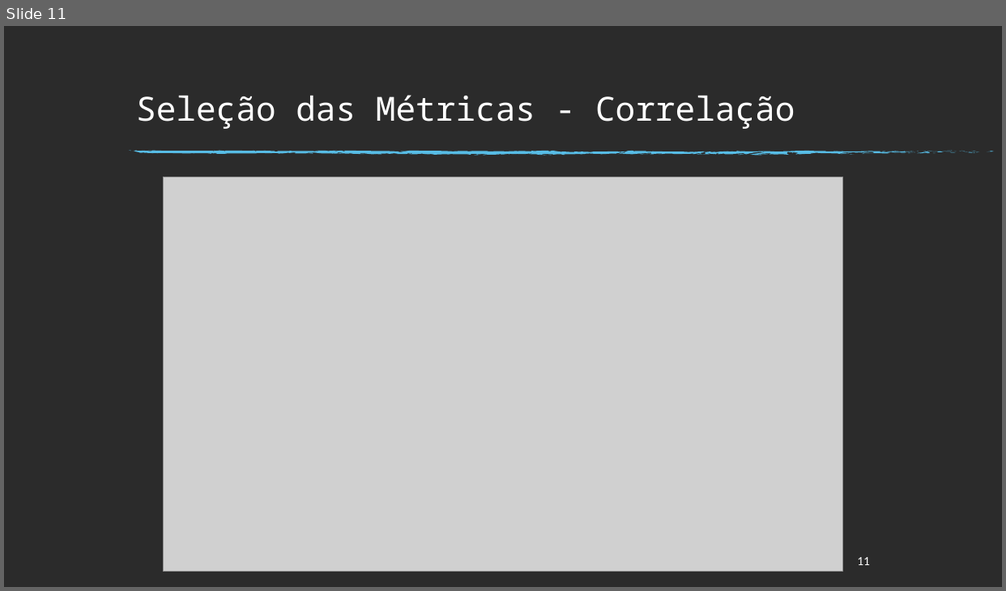
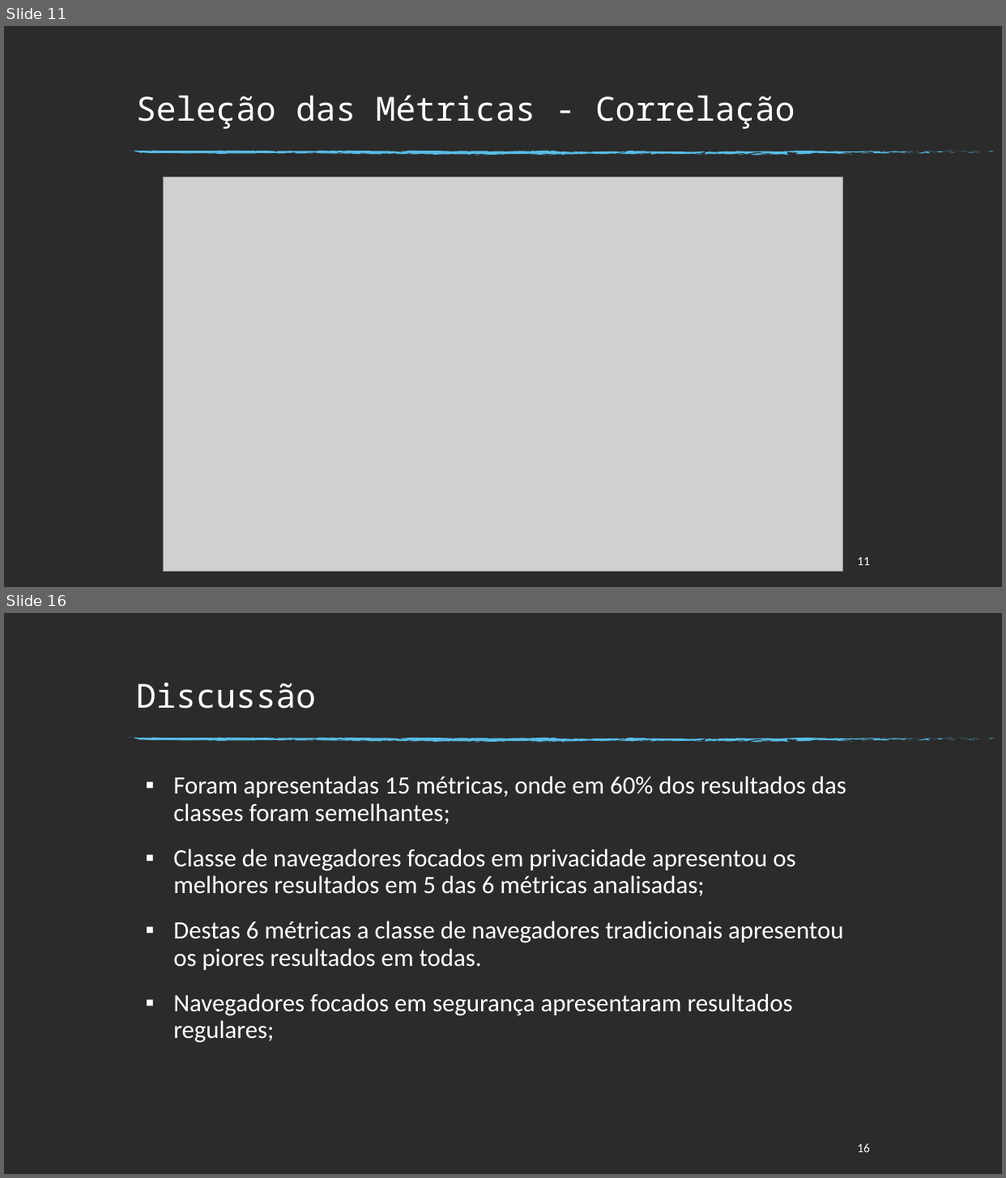
Before and after one commit to felipeaugustosm/TCC2, a slide deck: Apresentacao_TCC2.pptx. Shown one above the other, each under a label of ours: slide 11 before the commit, slides 11 and 16 after it; the slides between them are not shown. The pictures are 1006x591 and 1006x1178 pixels, drawn with LibreOffice and Linux fonts; fonts in the diff are those of the drawing; grey boxes stand for pictures; background and template pictures are left out; a plain dark background stands for a picture behind light text. Boxes give left, top, right and bottom in pixels: in the first picture for what was removed or moved away, otherwise in the second. Text is boxed around its words. In the diff, an @@ line names an element or a change of style, - is before the commit and + after.

```diff
--- a/Apresentacao_TCC2.pptx
+++ b/Apresentacao_TCC2.pptx
@@ slide 16 added at bbox=[4, 613, 1002, 1174], background picture (left out); not listed: 74 template elements that a slide beside it also shows @@
@@ title added at bbox=[136, 683, 316, 709], 32 pt, text #FFFFFF @@
+Discussão
@@ text added at bbox=[173, 776, 846, 1043], 24 pt, text #FFFFFF @@
+▪ Foram apresentadas 15 métricas, onde em 60% dos resultados das classes foram semelhantes;
+▪ Classe de navegadores focados em privacidade apresentou os melhores resultados em 5 das 6 métricas analisadas;
+▪ Destas 6 métricas a classe de navegadores tradicionais apresentou os piores resultados em todas.
+▪ Navegadores focados em segurança apresentaram resultados regulares;
@@ page number added at bbox=[857, 1144, 870, 1152], 12 pt, text #FFFFFF @@
+16
```
Also in this commit, not shown: 1 slide changed, 5 other slides added, 4 other files.
